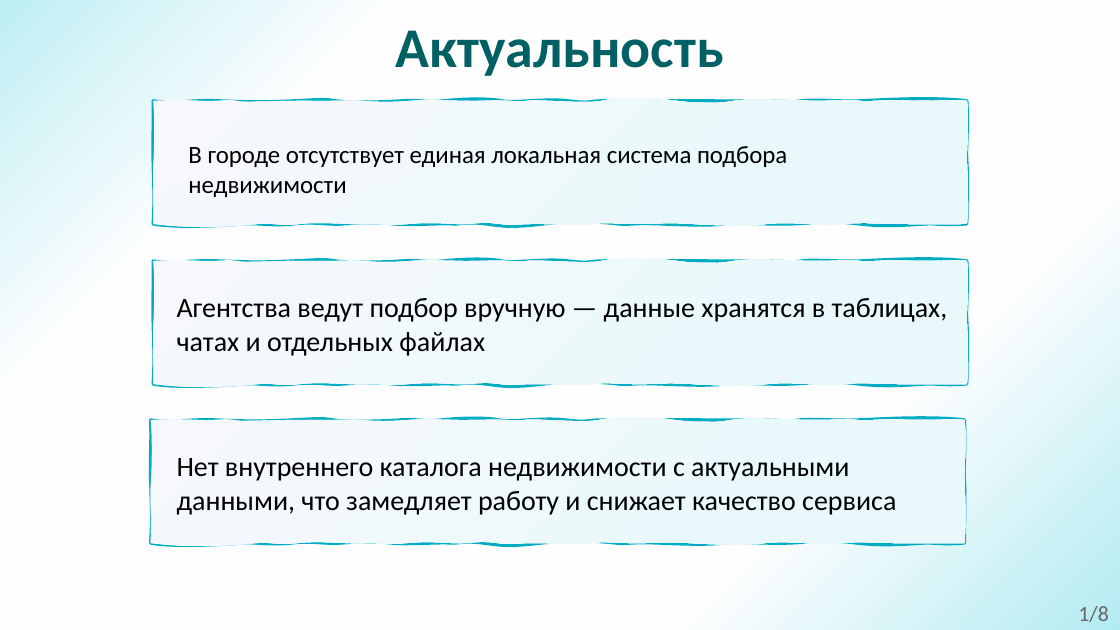
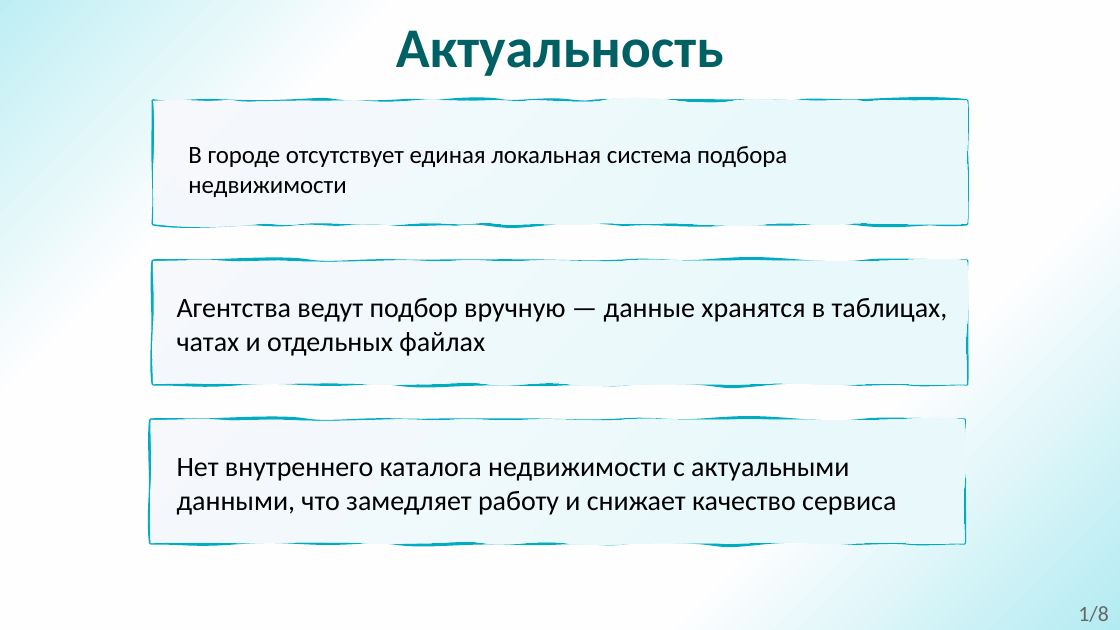
Before and after one commit to AndMar20/Present, a slide deck: slide 2 of Other/Курсовой_проект_АрхРеестр_Маратканов_А.А.pptx. Drawn at 1120x630 pixels with LibreOffice and Linux fonts; fonts in the diff are those of the drawing. Boxes give left, top, right and bottom in pixels: in the first picture for what was removed or moved away, otherwise in the second. Text is boxed around its words. In the diff, an @@ line names an element or a change of style, - is before the commit and + after.

```diff
--- a/Other/Курсовой_проект_АрхРеестр_Маратканов_А.А.pptx
+++ b/Other/Курсовой_проект_АрхРеестр_Маратканов_А.А.pptx
@@ freeform shape at (153, 261, 968, 384): outline redrawn @@
@@ freeform shape at (150, 420, 964, 543): outline redrawn @@
```
Also in this commit, not shown: 2 other slides changed, 2 other files.
